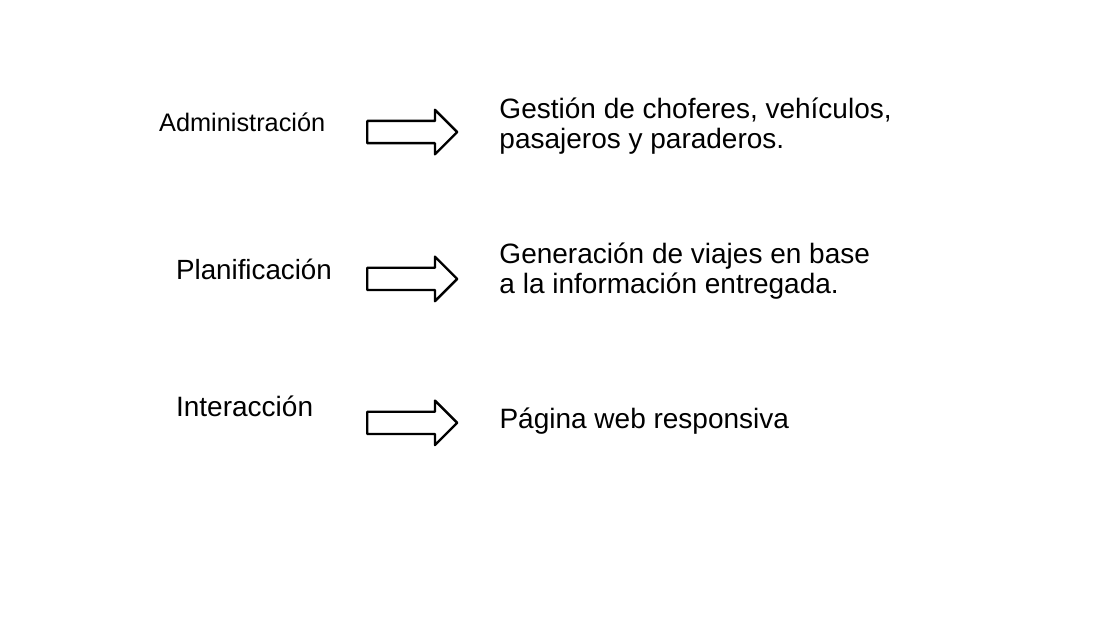
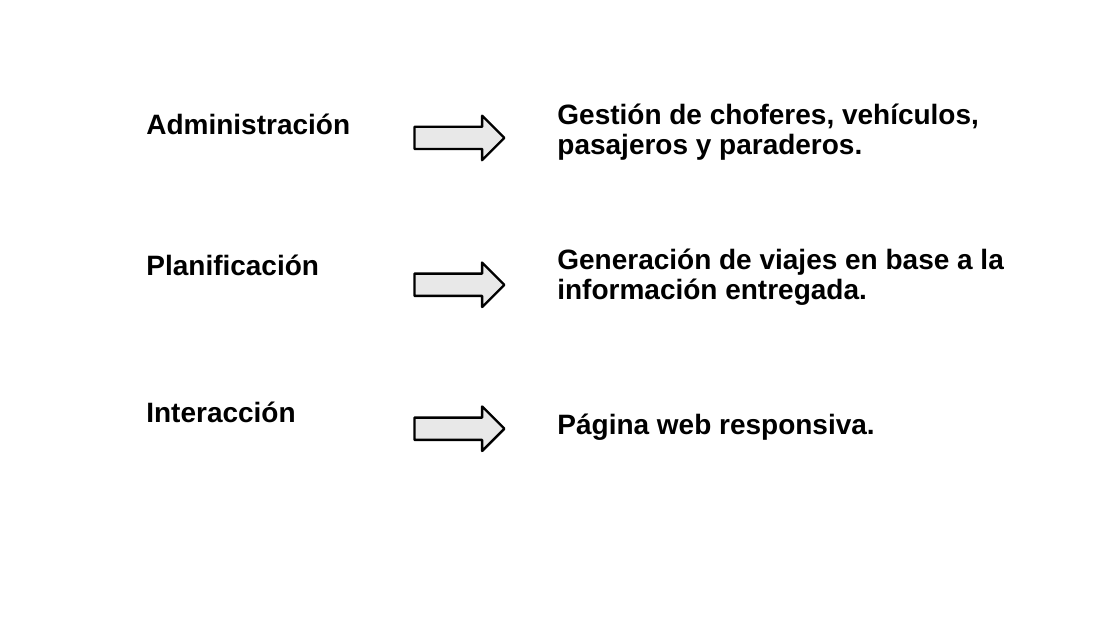
Before and after one commit to Ikvillaseca/capstoneADI, a slide deck: slide 14 of Fase 3/Evidencias Grupales/Presentación Final del proyecto (Español).pptx (slide 13 before the commit). Drawn at 1120x630 pixels with LibreOffice and Linux fonts; fonts in the diff are those of the drawing; background and template pictures are left out. Boxes give left, top, right and bottom in pixels: in the first picture for what was removed or moved away, otherwise in the second. Text is boxed around its words. In the diff, an @@ line names an element or a change of style, - is before the commit and + after.

```diff
--- a/Fase 3/Evidencias Grupales/Presentación Final del proyecto (Español).pptx
+++ b/Fase 3/Evidencias Grupales/Presentación Final del proyecto (Español).pptx
@@ text "Administración": place and size @@
-text "Administración" at [159, 112, 325, 132]
+text "Administración" at [146, 113, 350, 135]
@@ text "Administración" at [146, 113, 350, 135]: size 21.7 to 24 pt, bold on; line spacing 0.7 to 0.9 @@
@@ text "Gestión de choferes, vehículos, pasajeros ...": place and size @@
-text "Gestión de choferes, vehículos, pasajeros ..." at [499, 97, 892, 154]
+text "Gestión de choferes, vehículos, pasajeros ..." at [557, 103, 979, 159]
@@ text "Planificación": place and size @@
-text "Planificación" at [176, 258, 332, 280]
+text "Planificación" at [146, 254, 319, 276]
@@ text "Planificación" at [146, 254, 319, 276]: size 23.8 to 24 pt, bold on; line spacing 0.7 to 0.9 @@
@@ 3 right arrows: place and size @@
-3 right arrows at [367, 110, 457, 445]
+3 right arrows at [415, 116, 505, 451]
@@ fill #FFFFFF to #E8E8E8 in 3 elements at [415, 116, 505, 160], [415, 407, 505, 451], [415, 263, 505, 308] @@
@@ bold on in 3 elements at [557, 103, 979, 159], [146, 401, 295, 423], [557, 248, 1003, 304] @@
@@ text "Generación de viajes en base ...": place and size @@
-text "Generación de viajes en base ..." at [499, 242, 870, 298]
+text "Generación de viajes en base ..." at [557, 248, 1003, 304]
@@ text "Interacción": place and size @@
-text "Interacción" at [176, 395, 313, 417]
+text "Interacción" at [146, 401, 295, 423]
@@ text at [557, 413, 875, 439]: text changed; bold on @@
-Página web responsiva
+Página web responsiva.
```
Also in this commit, not shown: 19 other slides changed, 15 slides added, 4 slides removed.
